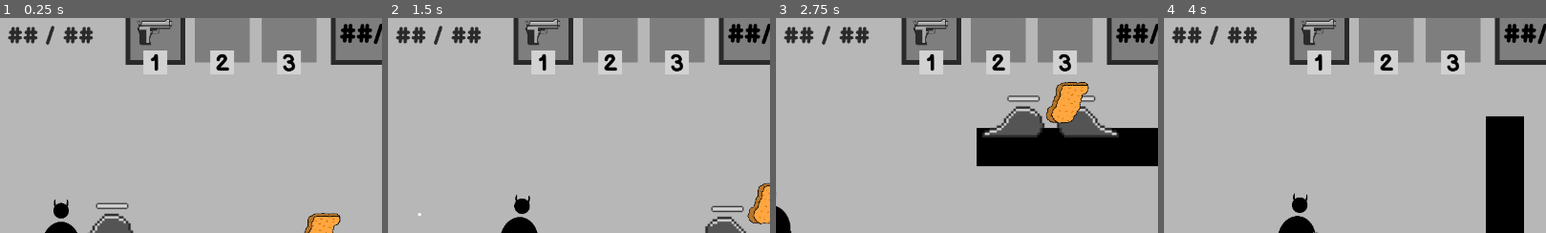
Above: before the commit, frames 1-4 (left to right).
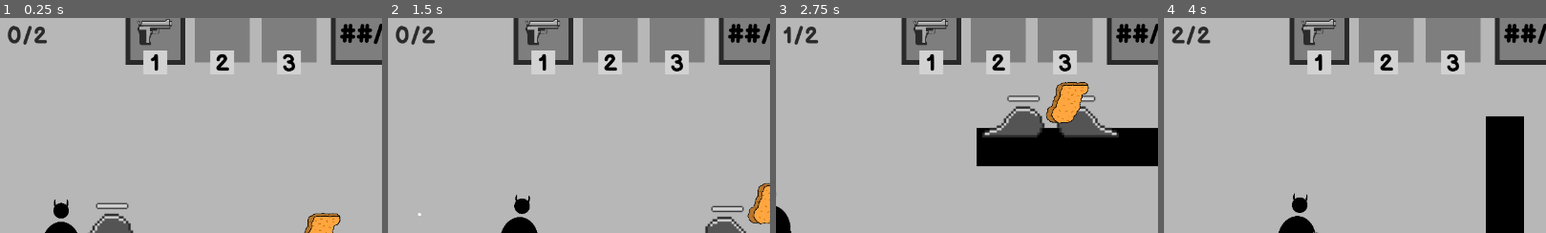
Above: after the commit, the same moments.

Repository: BesterCoder/nuggie-collector
Game: Godot game, scene res://levels/level_001.tscn
Same seed, same stepped clock (60 frames per second), same inputs: the game is played once before the commit and once after it.
Inputs (mouse positions are % of the whole screen's width and height, from its top left):
- Up to frame 1 (0.25 s): no input
- Up to frame 2 (1.5 s): move the mouse to (72, 45) at 0.52 s; hold D (move_right) from 0.53 s (still down); click (72, 45) at 0.6 s; tap W (jump) at 0.77 s; move the mouse to (30, 55) at 1.27 s; click (30, 55) at 1.35 s
- Up to frame 3 (2.75 s): tap W (jump) at 1.52 s; move the mouse to (60, 28) at 2.02 s; release D (move_right) at 2.03 s; hold A (move_left) from 2.03 s (still down); click (60, 28) at 2.1 s
- Up to frame 4 (4 s): move the mouse to (45, 70) at 2.77 s; release A (move_left) at 2.78 s; hold D (move_right) from 2.78 s (still down); click (45, 70) at 2.85 s; tap W (jump) at 3.02, 3.77 s; move the mouse to (80, 65) at 3.52 s; click (80, 65) at 3.6 s
The pictures show only the part of the screen within x 42-92%, y 5-55%; the shares and areas given below are measured in that part.

The runs differ from the first frame. In frame 1, 1.0% of the frame differs, in the area x 2-25%, y 3-13%; in frame 2, 1.0%; in frame 3, 1.0%; in frame 4, 1.0%.

Commit message:
Connected nuggie collection to PlayerHUD

Diff:
--- /dev/null
+++ b/characters/player/PlayerHUD.gd
@@ -0,0 +1,29 @@
+extends CanvasLayer
+
+var nuggie_count = 0
+var nuggies_collected = 0
+
+# Print and push a error message end exit the game
+func _hud_error_exit(message: String):
+	var msg = "PlayerHUD.gd: %s" % message
+	print(msg)
+	push_error(msg)
+	get_tree().quit()
+
+func _ready():
+	var nuggies = get_tree().get_root().find_node("Nuggies", true, false).get_children()
+	# Nuggies are required in each level
+	if nuggies == null:
+		_hud_error_exit("No Nuggies found in the Scene")
+	for nuggie in nuggies:
+		nuggie.connect("nuggie_collected", self, "_on_nuggie_collected")
+	nuggie_count = len(nuggies)
+	_update_nuggie_text()
+
+func _update_nuggie_text():
+	var text = ": %d/%d" % [nuggies_collected, nuggie_count]
+	$NuggieCollected.text = text
+
+func _on_nuggie_collected():
+	nuggies_collected += 1
+	_update_nuggie_text()
--- a/characters/player/PlayerHUD.tscn
+++ b/characters/player/PlayerHUD.tscn
@@ -6,24 +6,26 @@
 [ext_resource path="res://assets/hud/weapon_ammo_border.png" type="Texture" id=4]
 [ext_resource path="res://assets/hud/weapon_select_border.png" type="Texture" id=5]
 [ext_resource path="res://assets/hud/player_health_border.png" type="Texture" id=6]
+[ext_resource path="res://characters/player/PlayerHUD.gd" type="Script" id=7]
+
+[sub_resource type="DynamicFont" id=1]
+size = 40
+font_data = ExtResource( 1 )
+
+[sub_resource type="DynamicFont" id=2]
+size = 44
+font_data = ExtResource( 1 )
 
 [sub_resource type="DynamicFont" id=3]
 size = 40
 font_data = ExtResource( 1 )
 
 [sub_resource type="DynamicFont" id=4]
-size = 44
-font_data = ExtResource( 1 )
-
-[sub_resource type="DynamicFont" id=1]
 size = 40
 font_data = ExtResource( 1 )
 
-[sub_resource type="DynamicFont" id=2]
-size = 40
-font_data = ExtResource( 1 )
-
 [node name="PlayerHUD" type="CanvasLayer"]
+script = ExtResource( 7 )
 
 [node name="Pistol" type="ColorRect" parent="."]
 margin_left = 752.0
--- a/items/nuggie/Nuggie.gd
+++ b/items/nuggie/Nuggie.gd
@@ -1,4 +1,6 @@
 extends Area2D
+
+signal nuggie_collected
 
 # TODO: add a bright "halo" on back of the nuggie
 # so they seem more heavenly
@@ -7,4 +9,5 @@
 
 
 func _on_body_entered(_body):
+	emit_signal("nuggie_collected")
 	queue_free()
Not shown: 7 places in characters/player/PlayerHUD.tscn that only renumber resources
